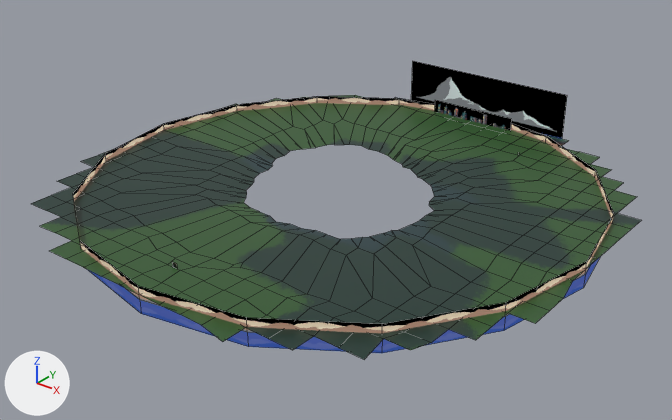
An edit to the Blender file samples/golf/mod_kit/skybox.blend, drawn before and after from the same camera.
Before and after are seen from a 50 mm lens placed at (20.1, -25.4, 15.0), pointed at (0.0, -0.3, -0.6). Lighting does not change. The marker at lower left points along +X, +Y and +Z. Mesh edges are drawn as thin lines.

The first picture shows 'Hills', 'Horizon', 'Mountains', 'Skyline'.
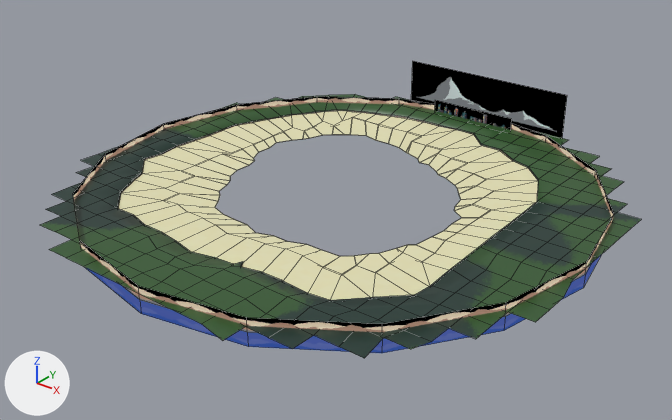
Edits to the bpy script that builds the scene:
```text
Add img_light_sand_png:
    img_light_sand_png = load_image('light_sand.png', '../assets/golf/images/light_sand.png', 512, 512, 'sRGB')
Add mat_sand:
    mat_sand = principled_material('sand')
    mat_sand.texture = img_light_sand_png
Add me_plane_005:
    me_plane_005.from_pydata(...)  # 552 vertices, 426 faces; spans x -10.0..10.2, y -10.2..10.0, z -0.1..0.2
    me_plane_005.polygons.foreach_set('use_smooth', [True] * 426)
    # faces by material slot: [244, 182]
    me_plane_005.materials.append(mat_fields)  # picture img_farmland_png
    me_plane_005.materials.append(mat_sand)  # picture img_light_sand_png
Change ob_hills:
    add ob_hills.hide_set(True)
Add ob_tropical:
    ob_tropical = bpy.data.objects.new('tropical', me_plane_005)
    ob_tropical.location = (0.0, 0.0, 0.0)
```

Pixel boxes [x1, y1, x2, y2] of what changed, in the pictures (672 x 420 px):
'Hills', hidden (green): before [31, 95, 641, 360]
'tropical', added: after [40, 94, 642, 358]
    faces in mat_fields (picture img_farmland_png): [40, 94, 642, 358]
    faces in mat_sand (picture img_light_sand_png): [118, 111, 538, 300]
